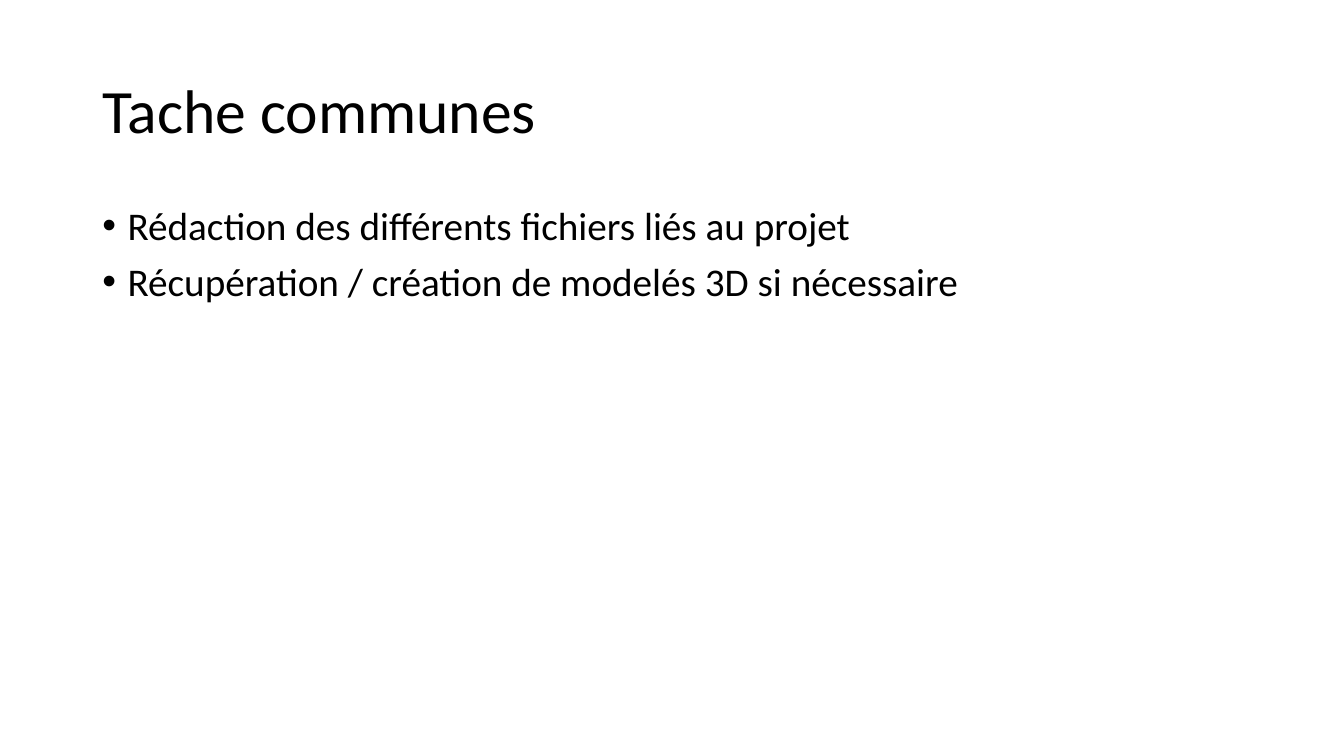
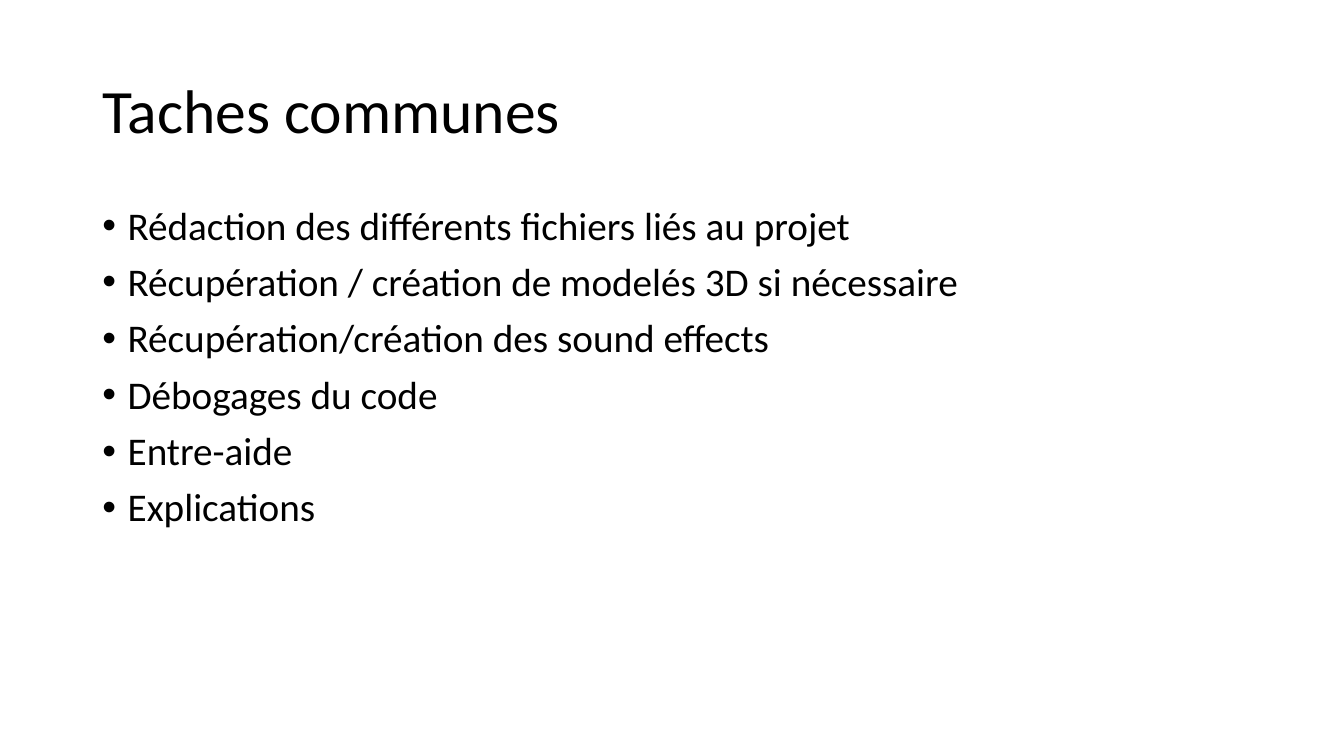
Before and after one commit to AlexandrEpita/Bizarre-Chess-Adventure, a slide deck: slide 4 of diapo soutenance.odp. Drawn at 1344x756 pixels with LibreOffice and Linux fonts; fonts in the diff are those of the drawing. Boxes give left, top, right and bottom in pixels: in the first picture for what was removed or moved away, otherwise in the second. Text is boxed around its words. In the diff, an @@ line names an element or a change of style, - is before the commit and + after.

```diff
--- a/diapo soutenance.odp
+++ b/diapo soutenance.odp
@@ title at (102,90,560,134): text changed @@
-Tache communes
+Taches communes
@@ text at (128,324,769,528): paragraphs added @@
+• Récupération/création des sound effects
+• Débogages du code
+• Entre-aide
+• Explications
```
Also in this commit, not shown: 6 other slides changed, 1 other file.
